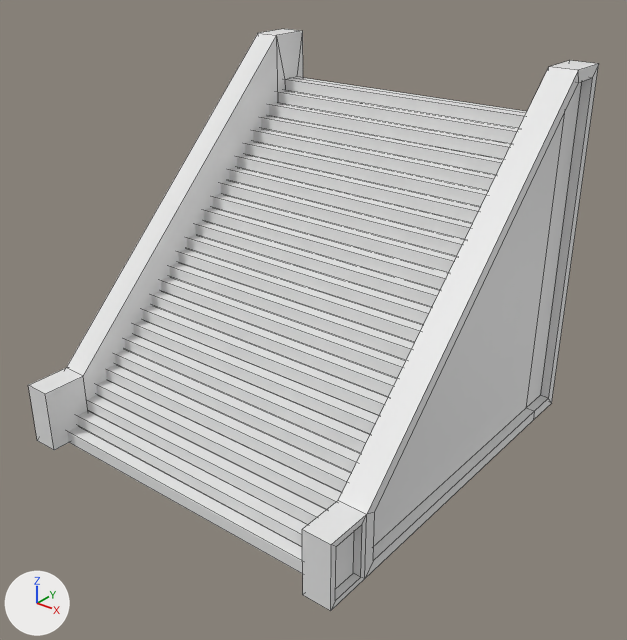
Two versions of the FBX model MajikShowdown/Assets/FBX/Map/Factory/Structure/Stairs/MainStair.fbx, one commit apart.
Rendered twice from a camera (50 mm lens) standing at (15.44, -13.36, 15.47) and looking at (0.72, 5.04, 4.06). The axes (+X, +Y, +Z) are drawn at lower left. The lights are the same throughout. The first picture is the older version. Mesh edges are drawn as thin lines. Where no turn or scale is listed for an object, it has been applied to the vertices.

The first picture shows 'MainStair'.
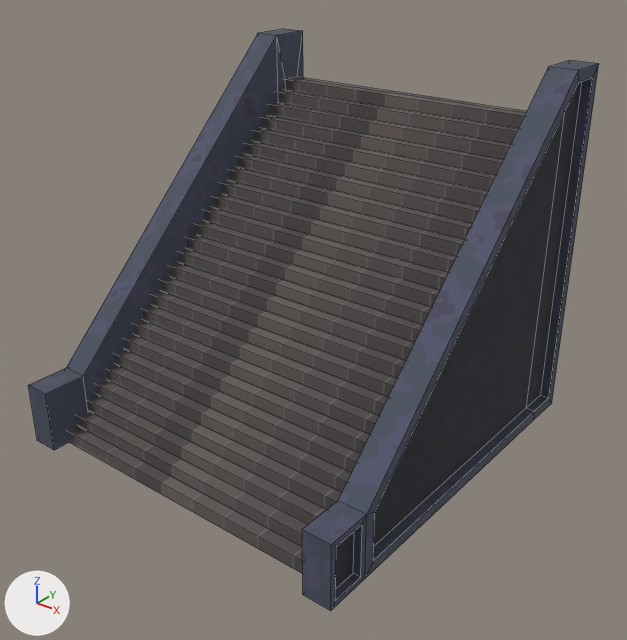
Where the change shows, as pixel boxes (x1, y1, x2, y2) in the pictures (627 x 640 px):
'MainStair', recoloured (white to grey): (28, 29, 599, 611) in both

The change, as a list of edits to the scene's bpy script:
```text
Add img_mainstairsa_png:
    img_mainstairsa_png = load_image('MainStairsA.png', 'MainStairsA.png', 2048, 2048, 'sRGB')
Add mat_mainstairsmat:
    mat_mainstairsmat = principled_material('MainStairsMat')
    mat_mainstairsmat.texture = img_mainstairsa_png
    mat_mainstairsmat.roughness = 0.85
Change me_mainstair:
    where me_mainstair.from_pydata(...)  # 236 vertices, 121 faces; spans x -5.87..5.87, y -0.73..11.59, z 0.0..11.25
    add me_mainstair.materials.append(mat_mainstairsmat)  # picture img_mainstairsa_png
```
